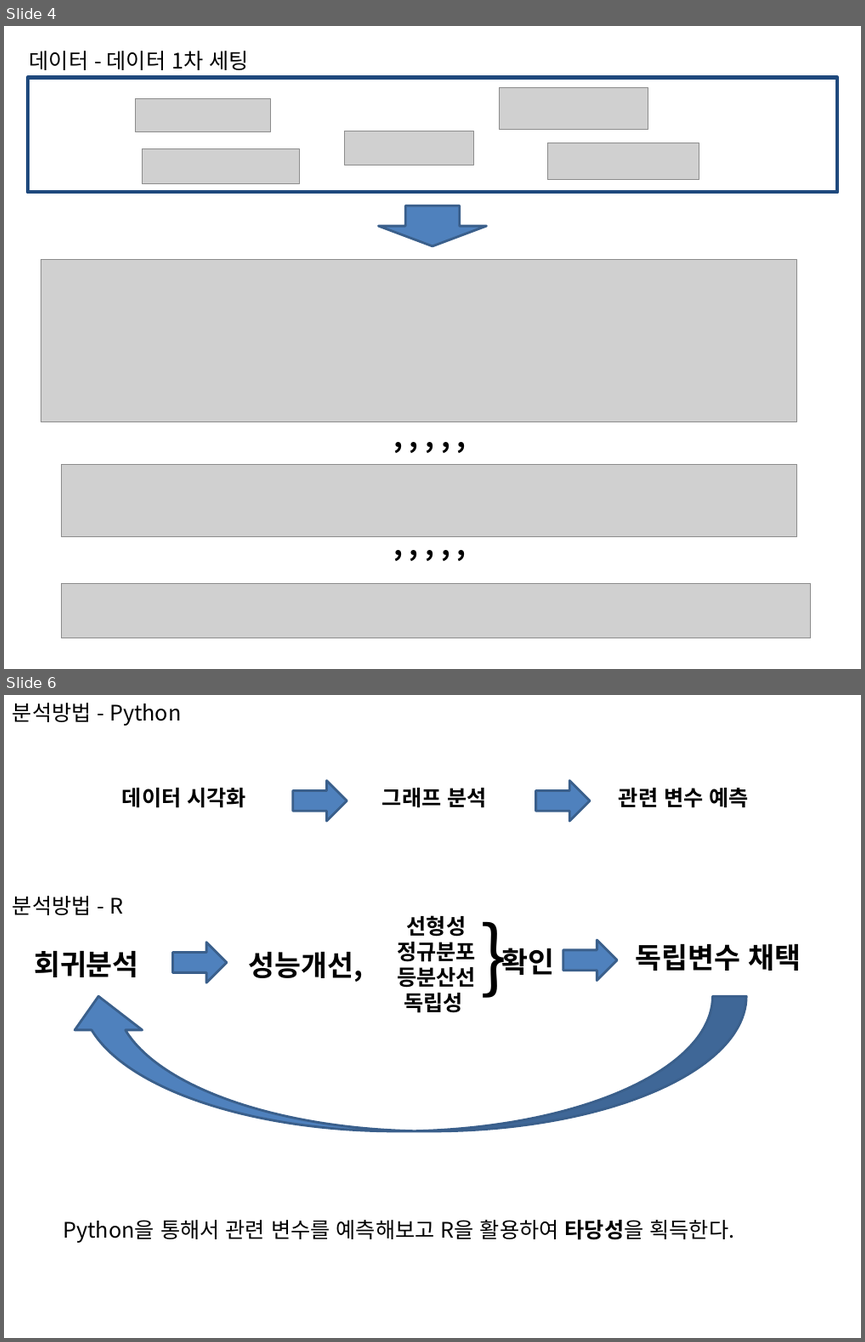
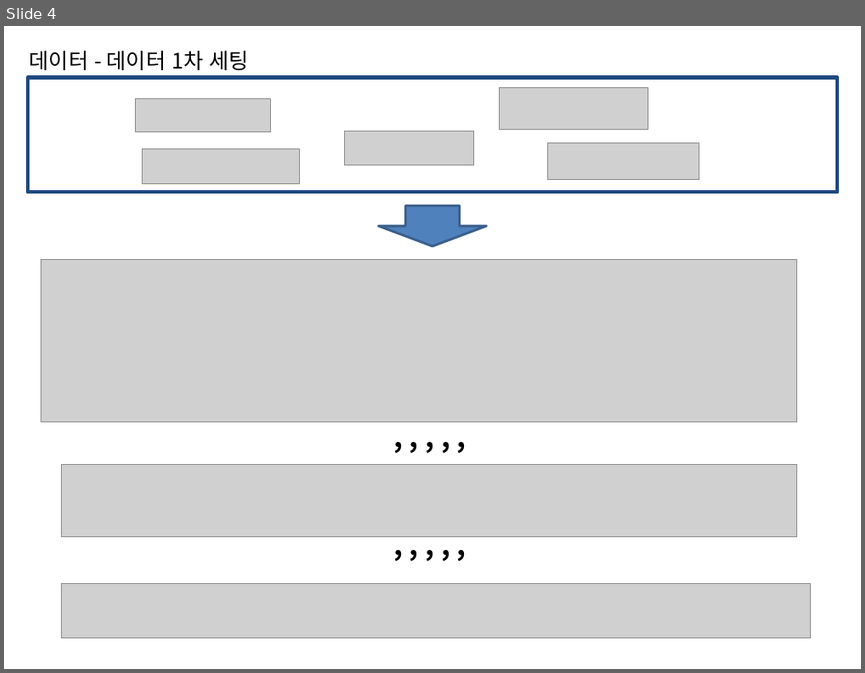
Before and after one commit to Dev1120/Team1Project, a slide deck: PPT구상/팀프로젝트_구상용.pptx. Shown one above the other, each under a label of ours: slides 4 and 6 before the commit, slide 4 after it; the slides between them are not shown. The pictures are 865x1342 and 865x673 pixels, drawn with LibreOffice and Linux fonts; fonts in the diff are those of the drawing; grey boxes stand for pictures. Boxes give left, top, right and bottom in pixels: in the first picture for what was removed or moved away, otherwise in the second. Text is boxed around its words. In the diff, an @@ line names an element or a change of style, - is before the commit and + after.

```diff
--- a/PPT구상/팀프로젝트_구상용.pptx
+++ b/PPT구상/팀프로젝트_구상용.pptx
@@ slide 6 removed at bbox=[4, 695, 861, 1338], background #FFFFFF @@
@@ text removed at bbox=[12, 703, 181, 726] @@
-분석방법 - Python
@@ group removed at bbox=[122, 781, 749, 821]: 3 texts, 2 right arrows @@
-데이터 시각화
-그래프 분석
-관련 변수 예측
@@ group removed at bbox=[12, 896, 801, 1130]: 7 texts, 2 right arrows, 1 curved down arrow @@
-회귀분석
-성능개선,
-선형성
-정규분포
-등분산선
-독립성
-확인
-}
-독립변수 채택
-분석방법 - R
@@ text removed at bbox=[63, 1219, 735, 1242] @@
-Python을 통해서 관련 변수를 예측해보고 R을 활용하여 타당성을 획득한다.
```
Also in this commit, not shown: 7 slides changed, 8 slides added, 6 other slides removed.
